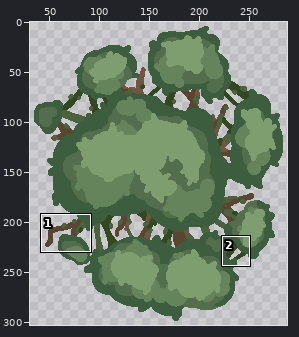
File history of a sprite sheet, assets/sprites/blocks/props/moss-tree2.png. Above: a wide view before the commit, with the close-up outlined.
Close-up. As it was:
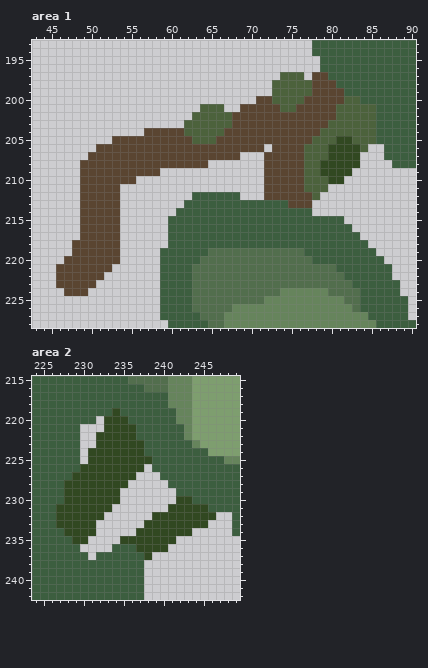
The file is 320x320 pixels. Shown: area 1: x 43..90, y 193..228; area 2: x 224..249, y 215..242. The wide view leaves out empty margins. The commit also changed other parts of the picture, which this record leaves out.
The result:
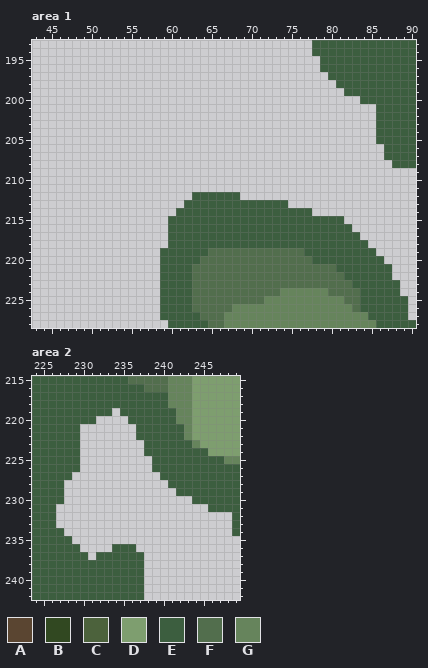
Palette (. is transparent): A #5a4531  B #314821  C #4c623c  D #7e9e6f  E #3c5e3f  F #526e4d  G #66845c
What changed:
--- area 1
@@ x 43..90 @@
 196 ....................................EEEEEEEEEEEE
-197 ...............................CCC.AAEEEEEEEEEEE
-198 ..............................CCCCCAAAEEEEEEEEEE
-199 ..............................CCCCCAAAAEEEEEEEEE
-200 ............................AACCCCAAAAACCEEEEEEE
-201 .....................CCC..AAAAACCAAAAACCCCCEEEEE
-202 ....................CCCCCAAAAAAAAAAAAACCCCCEEEEE
-203 ...................CCCCCCAAAAAAAAAAAACCCCCCEEEEE
-204 ..............AAAAACCCCCAAAAAAAAAAAACCCCCCCEEEEE
-205 ..........AAAAAAAAAACCCAAAAAAAAAAAACCCBBCCCEEEEE
-206 ........AAAAAAAAAAAAAAAAAAAAA.AAAACCCBBBBC..EEEE
-207 .......AAAAAAAAAAAAAAAAAAA...AAAAACCCBBBB...EEEE
-208 ......AAAAAAAAAAAAAAAA.......AAAAACCBBBBB....EEE
-209 ......AAAAAAAAAA.............AAAAACCBBBB........
-210 ......AAAAAAA................AAAAACCCBB.........
-211 ......AAAAA..................AAAAACCC...........
-212 ......AAAAA.........EEEEEE...AAAAAAC............
-213 ......AAAAA........EEEEEEEEEEEEEAAA.............
-214 ......AAAAA.......EEEEEEEEEEEEEEEEE.............
-215 ......AAAAA......EEEEEEEEEEEEEEEEEEEEEE.........
-216 ......AAAAA......EEEEEEEEEEEEEEEEEEEEEEE........
-217 ......AAAAA......EEEEEEEEEEEEEEEEEEEEEEEE.......
-218 .....AAAAAA......EEEEEEEEEEEEEEEEEEEEEEEEE......
-219 .....AAAAAA.....EEEEEEFFFFFFFFFFFFEEEEEEEEE.....
-220 ....AAAAAAA.....EEEEEFFFFFFFFFFFFFFEEEEEEEEE....
-221 ...AAAAAAA......EEEEFFFFFFFFFFFFFFFFFFEEEEEEE...
-222 ...AAAAAA.......EEEEFFFFFFFFFFFFFFFFFFFEEEEEE...
-223 ...AAAAA........EEEEFFFFFFFFFFFFFFFFFFFFEEEEEE..
-224 ....AAA.........EEEEFFFFFFFFFFFGGGGGGFFFFEEEEE..
+197 .....................................EEEEEEEEEEE
+198 ......................................EEEEEEEEEE
+199 .......................................EEEEEEEEE
+200 .........................................EEEEEEE
+201 ...........................................EEEEE
+202 ...........................................EEEEE
+203 ...........................................EEEEE
+204 ...........................................EEEEE
+205 ...........................................EEEEE
+206 ............................................EEEE
+207 ............................................EEEE
+208 .............................................EEE
+209 ................................................
+210 ................................................
+211 ................................................
+212 ....................EEEEEE......................
+213 ...................EEEEEEEEEEEEE................
+214 ..................EEEEEEEEEEEEEEEEE.............
+215 .................EEEEEEEEEEEEEEEEEEEEEE.........
+216 .................EEEEEEEEEEEEEEEEEEEEEEE........
+217 .................EEEEEEEEEEEEEEEEEEEEEEEE.......
+218 .................EEEEEEEEEEEEEEEEEEEEEEEEE......
+219 ................EEEEEEFFFFFFFFFFFFEEEEEEEEE.....
+220 ................EEEEEFFFFFFFFFFFFFFEEEEEEEEE....
+221 ................EEEEFFFFFFFFFFFFFFFFFFEEEEEEE...
+222 ................EEEEFFFFFFFFFFFFFFFFFFFEEEEEE...
+223 ................EEEEFFFFFFFFFFFFFFFFFFFFEEEEEE..
+224 ................EEEEFFFFFFFFFFFGGGGGGFFFFEEEEE..
 225 ................EEEEFFFFFFFFFGGGGGGGGGGFFEEEEEE.
--- area 2
@@ x 224..249 @@
 218 EEEEEEEEEEEEEEEEEGGGDDDDDD
-219 EEEEEEEEEEBEEEEEEEGGDDDDDD
-220 EEEEEEEE.BBBEEEEEEGGDDDDDD
-221 EEEEEE...BBBBEEEEEEGDDDDDD
-222 EEEEEE..BBBBBEEEEEEGDDDDDD
-223 EEEEEE..BBBBBBEEEEEEGDDDDD
-224 EEEEEE.BBBBBBBEEEEEEEEDDDD
-225 EEEEEE.BBBBBBBBEEEEEEEEEGG
-226 EEEEEEBBBBBBBB.EEEEEEEEEEE
-227 EEEEEBBBBBBBB...EEEEEEEEEE
-228 EEEEBBBBBBBB.....EEEEEEEEE
-229 EEEEBBBBBBB.......EEEEEEEE
-230 EEEEBBBBBBB.......BBEEEEEE
-231 EEEBBBBBBB.......BBBBBEEEE
-232 EEEBBBBBB......BBBBBBBB..E
-233 EEEBBBBB......BBBBBBBB...E
-234 EEEEBBBB.....BBBBBBB.....E
-235 EEEEEBB....BBBBBBB........
-236 EEEEEE....EEEBBBB.........
-237 EEEEEEE.EEEEEEB...........
+219 EEEEEEEEEE.EEEEEEEGGDDDDDD
+220 EEEEEEEE....EEEEEEGGDDDDDD
+221 EEEEEE.......EEEEEEGDDDDDD
+222 EEEEEE.......EEEEEEGDDDDDD
+223 EEEEEE........EEEEEEGDDDDD
+224 EEEEEE........EEEEEEEEDDDD
+225 EEEEEE.........EEEEEEEEEGG
+226 EEEEEE.........EEEEEEEEEEE
+227 EEEEE...........EEEEEEEEEE
+228 EEEE.............EEEEEEEEE
+229 EEEE..............EEEEEEEE
+230 EEEE................EEEEEE
+231 EEE...................EEEE
+232 EEE......................E
+233 EEE......................E
+234 EEEE.....................E
+235 EEEEE.....................
+236 EEEEEE....EEE.............
+237 EEEEEEE.EEEEEE............
 238 EEEEEEEEEEEEEE............
Changed places in both close-ups, as pixel boxes (x1, y1, x2, y2):
erased: (56, 72, 376, 296)
erased: (56, 408, 216, 560)
